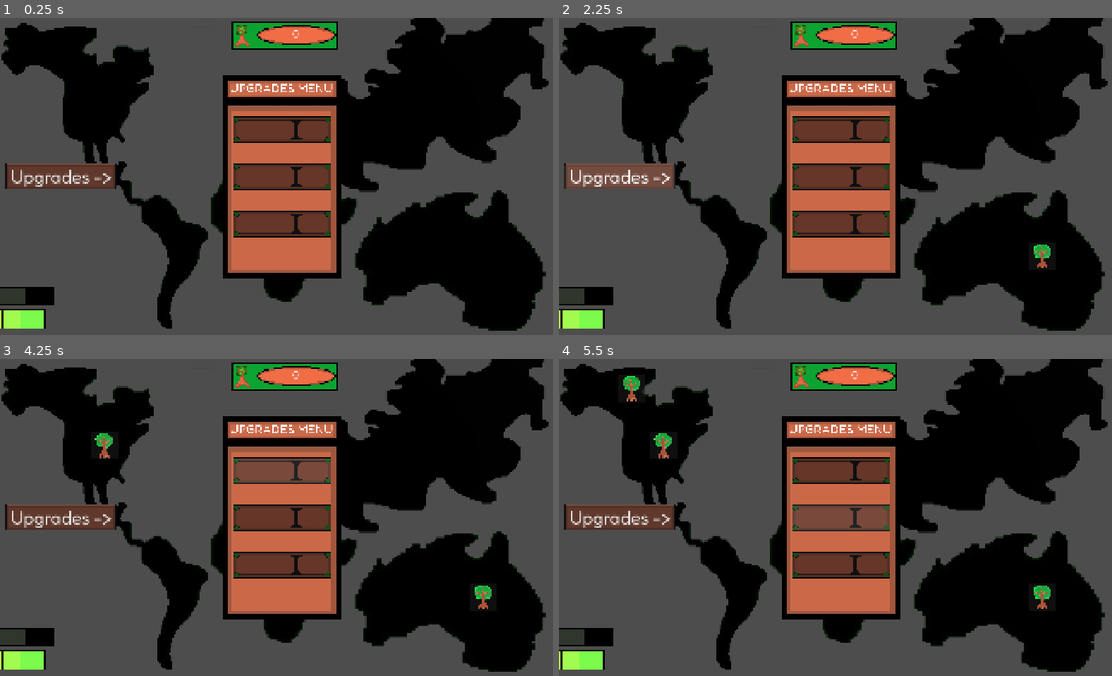
Above: before the commit, frames 1-4 (two rows, left to right).
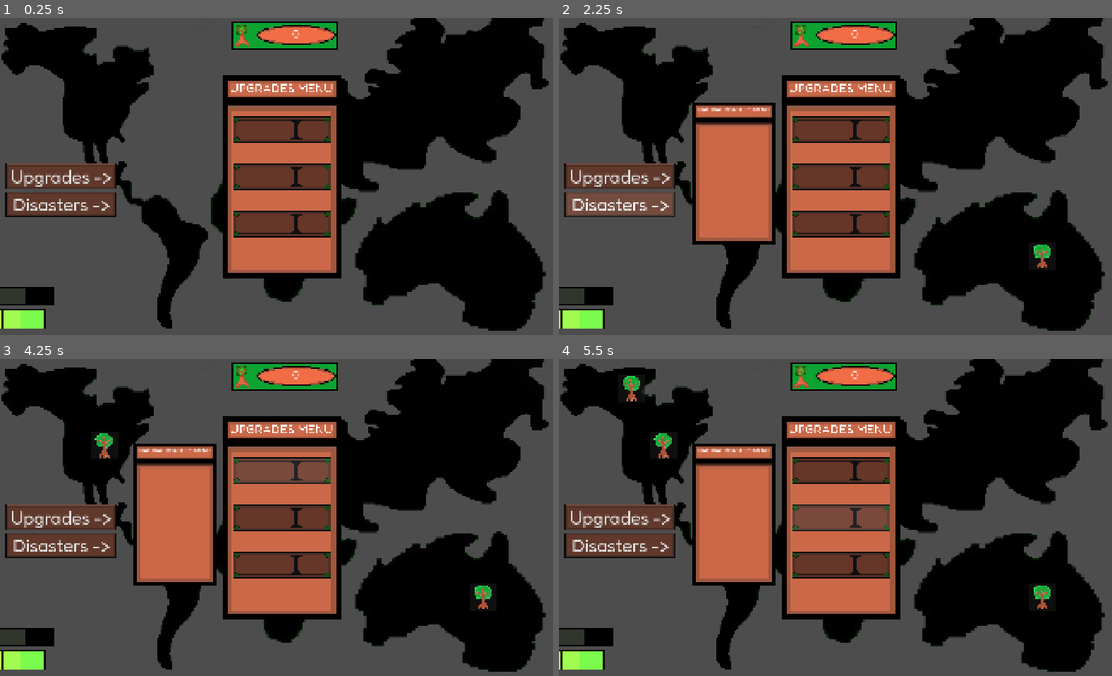
Above: after the commit, the same moments.

Repository: razsgriz/NatureStrikesBack
Game: Godot game, scene res://main.tscn
Same seed, same stepped clock (60 frames per second), same inputs: the game is played once before the commit and once after it.
Inputs (mouse positions are in pixels of both pictures, inside the frame that each line leads up to):
- Up to frame 1 (0.25 s): no input
- Up to frame 2 (2.25 s): click "Upgrades ->" at 0.5 s; click (841, 128) at 1.27 s; click "Upgrades ->" (after the commit: "Disasters ->") at 2 s
- Up to frame 3 (4.25 s): click (259, 558) at 2.77 s; click (282, 469) at 3.52 s
- Up to frame 4 (5.5 s): click (841, 469) at 4.25 s; click (841, 517) at 5 s

The runs differ from the first frame. In frame 1, 1.6% of the frame differs, in the area x 0-22%, y 55-63%; in frame 2, 7.9%; in frame 3, 8.2%, in the area x 0-40%, y 26-72%; in frame 4, 8.2%.

Commit message:
finally made toggling menu work again (WOOOOOOOOOOOOOOOO)

Diff:
--- a/naturaldisastersmenu.tscn
+++ b/naturaldisastersmenu.tscn
@@ -7,13 +7,14 @@
 script = ExtResource("1_7jkwk")
 
 [node name="Sprite2D" type="Sprite2D" parent="." unique_id=482935123]
+scale = Vector2(0.75, 0.75)
 texture = ExtResource("1_cgyn4")
 
 [node name="Label" type="Label" parent="." unique_id=1764641209]
 offset_left = -233.0
-offset_top = -397.0
+offset_top = -304.0
 offset_right = 230.0
-offset_bottom = -326.0
-theme_override_font_sizes/font_size = 35
+offset_bottom = -233.0
+theme_override_font_sizes/font_size = 25
 text = "NATURAL DISASTERS MENU"
 horizontal_alignment = 1
--- /dev/null
+++ b/startmenu.tscn
@@ -0,0 +1,8 @@
+[gd_scene format=3 uid="uid://d0vfkyidk311y"]
+
+[ext_resource type="Texture2D" uid="uid://hsqopk25xr8e" path="res://assets/start menu.png" id="1_ynf42"]
+
+[node name="Startmenu" type="Node2D" unique_id=1528498595]
+
+[node name="Sprite2D" type="Sprite2D" parent="." unique_id=1451246309]
+texture = ExtResource("1_ynf42")
--- /dev/null
+++ b/toggle_natural_disasters.gd
@@ -0,0 +1,9 @@
+extends Button
+
+@onready var disastermenu = get_node("../naturaldisastersmenu")
+
+func _ready():
+	disastermenu.visible = false
+
+func _pressed():
+	disastermenu.visible = not disastermenu.visible
--- /dev/null
+++ b/toggle_natural_disasters_menu.gd
@@ -0,0 +1 @@
+extends Button
--- /dev/null
+++ b/toggle_natural_disasters_menu.tscn
@@ -0,0 +1,27 @@
+[gd_scene format=3 uid="uid://bygl8jtd67xv1"]
+
+[ext_resource type="Texture2D" uid="uid://cefafgbaix8tm" path="res://assets/ToggleUpgradesMenu.jpg" id="1_dlsbm"]
+[ext_resource type="PackedScene" uid="uid://dec17wqlpg1or" path="res://naturaldisastersmenu.tscn" id="3_g3b05"]
+[ext_resource type="Script" uid="uid://dtnc3b0fk6ndj" path="res://toggle_natural_disasters.gd" id="3_ofs6k"]
+
+[node name="toggle_disasters" type="Node2D" unique_id=1345687132]
+scale = Vector2(0.75, 0.75)
+
+[node name="Sprite2D" type="Sprite2D" parent="." unique_id=1418525075]
+position = Vector2(262.08334, 77.25001)
+scale = Vector2(0.27559555, 0.21799628)
+texture = ExtResource("1_dlsbm")
+
+[node name="Button" type="Button" parent="." unique_id=577515391]
+offset_left = 12.0
+offset_top = 22.666668
+offset_right = 516.0
+offset_bottom = 134.66669
+theme_override_font_sizes/font_size = 82
+text = "Disasters ->"
+script = ExtResource("3_ofs6k")
+
+[node name="naturaldisastersmenu" parent="." unique_id=1231378744 instance=ExtResource("3_g3b05")]
+position = Vector2(1146.6667, 516)
+
+[connection signal="pressed" from="Button" to="Button" method="_on_pressed"]
--- /dev/null
+++ b/toggletsunami.tscn
@@ -0,0 +1,18 @@
+[gd_scene format=3 uid="uid://chpqkm0ki3maf"]
+
+[ext_resource type="Script" uid="uid://bm4g66rksuyj2" path="res://upgradeone.gd" id="1_04pin"]
+[ext_resource type="Texture2D" uid="uid://dxo40dt73w8cr" path="res://assets/IMG_1221.jpeg" id="2_lw6ll"]
+
+[node name="Upgrade1" type="Node2D" unique_id=1113633998]
+scale = Vector2(0.1, 0.1)
+script = ExtResource("1_04pin")
+
+[node name="Sprite2D" type="Sprite2D" parent="." unique_id=1194291069]
+texture = ExtResource("2_lw6ll")
+
+[node name="Button" type="Button" parent="." unique_id=1426977276]
+offset_left = -831.0
+offset_top = -219.0
+offset_right = 840.0
+offset_bottom = 218.0
+metadata/_edit_use_anchors_ = true
--- a/ui.tscn
+++ b/ui.tscn
@@ -7,7 +7,9 @@
 [ext_resource type="AudioStream" uid="uid://c4jri6c67h7g2" path="res://assets/audio/MeanGreen.wav" id="5_ibotj"]
 [ext_resource type="PackedScene" uid="uid://1a3s0ltctbqc" path="res://toggleupgrademenu.tscn" id="6_n5ude"]
 [ext_resource type="PackedScene" uid="uid://vraq7482jxmf" path="res://upgrades.tscn" id="7_waa4j"]
+[ext_resource type="PackedScene" uid="uid://dec17wqlpg1or" path="res://naturaldisastersmenu.tscn" id="7_y4yjw"]
 [ext_resource type="Texture2D" uid="uid://vbkb36rt61qa" path="res://assets/upgrades menu.jpg" id="8_e2l4f"]
+[ext_resource type="PackedScene" uid="uid://bygl8jtd67xv1" path="res://toggle_natural_disasters_menu.tscn" id="8_waa4j"]
 [ext_resource type="PackedScene" uid="uid://ba3y0r8x4ow2u" path="res://upgradeone.tscn" id="9_n5rqp"]
 [ext_resource type="Texture2D" uid="uid://dxo40dt73w8cr" path="res://assets/IMG_1221.jpeg" id="10_irxef"]
 
@@ -99,3 +101,9 @@
 offset_right = 840.0
 offset_bottom = 218.0
 metadata/_edit_use_anchors_ = true
+
+[node name="toggle_disasters" parent="." unique_id=209846272 instance=ExtResource("8_waa4j")]
+position = Vector2(-949, 35)
+
+[node name="naturaldisastersmenu" parent="toggle_disasters" unique_id=1231378744 instance=ExtResource("7_y4yjw")]
+position = Vector2(780, -64)
Not shown, added: assets/start menu.png.import
Not shown, added: toggle_natural_disasters.gd.uid
Not shown, added: toggle_natural_disasters_menu.gd.uid
